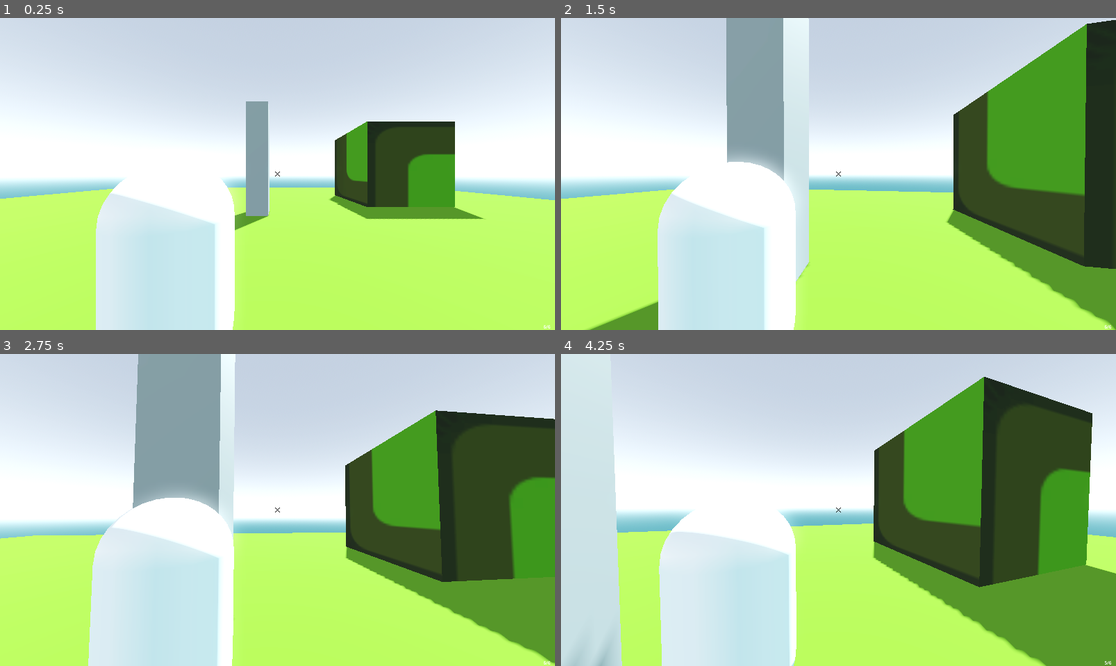
Above: before the commit, frames 1-4 (two rows, left to right).
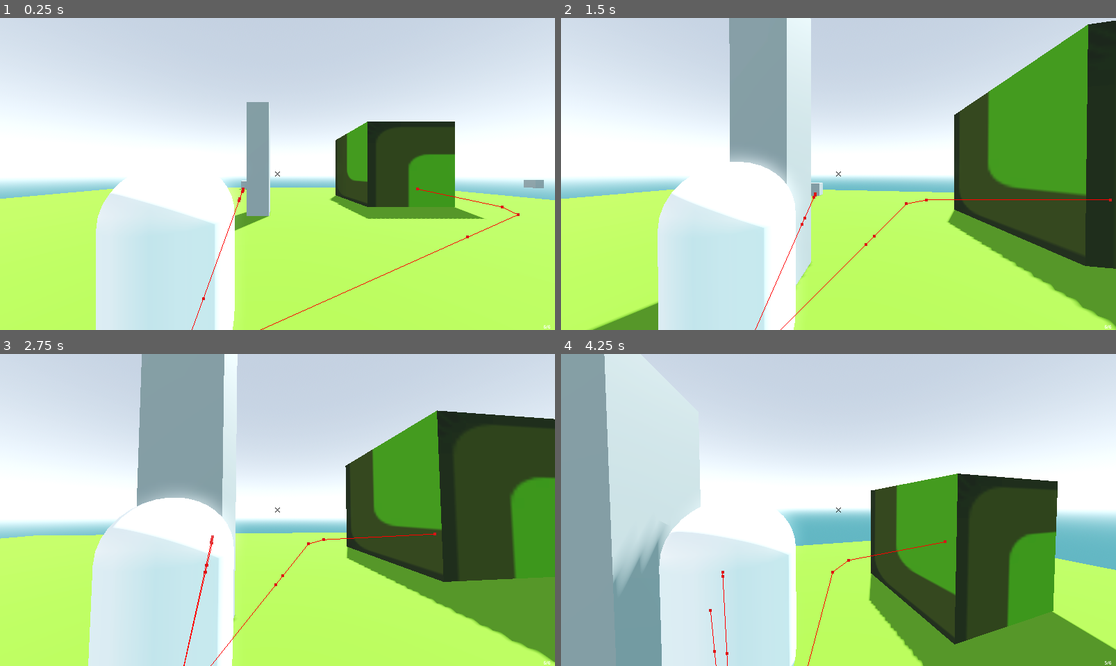
Above: after the commit, the same moments.

Repository: AlexW-WSC/Expedition-Remorhaz
Game: Godot game, scene res://MainGame.tscn
Same seed, same stepped clock (60 frames per second), same inputs: the game is played once before the commit and once after it. The engine's default icon, where the game draws it, is replaced by a stand-in: a white triangle on a blue panel in a dark square.
Inputs (mouse positions are in pixels of both pictures, inside the frame that each line leads up to):
- Up to frame 1 (0.25 s): no input
- Up to frame 2 (1.5 s): tap Enter (ui_accept) at 0.5, 0.77 s; move the mouse to (866, 174) at 0.52 s; hold W (up) from 0.53 s (still down); tap E (e) at 0.6 s; tap R (r) at 0.8, 1.35 s; move the mouse to (810, 174) at 1.27 s
- Up to frame 3 (2.75 s): keep holding W (up); tap Enter (ui_accept) at 1.52 s; tap E (e) at 1.55, 2.1 s; move the mouse to (288, 503) at 2.02 s; tap R (r) at 2.3 s
- Up to frame 4 (4.25 s): keep holding W (up); move the mouse to (832, 516) at 2.77 s; tap Shift (lshift) at 2.85 s; tap Enter (ui_accept) at 3.02, 3.77 s; tap E (e) at 3.05 s; move the mouse to (877, 513) at 3.52 s; press the mouse at (877, 513) at 3.53 s; tap R (r) at 3.8 s

The runs differ from the first frame. In frame 1, 0.6% of the frame differs, in the area x 3-99%, y 26-100%; in frame 2, 1.9%; in frame 3, 1.7%; in frame 4, 43%, in the area x 0-100%, y 0-100%.

Commit message:
new commit!!!

Diff:
--- a/MainGame.tscn
+++ b/MainGame.tscn
@@ -1,14 +1,19 @@
-[gd_scene load_steps=24 format=3 uid="uid://cv6yalmlvdhfa"]
+[gd_scene load_steps=25 format=3 uid="uid://cv6yalmlvdhfa"]
 
 [ext_resource type="Script" uid="uid://pafbihw5vvlk" path="res://scripts/character_body_3d.gd" id="1_3tbxw"]
+[ext_resource type="Script" uid="uid://frkrc0umc6o3" path="res://main_game.gd" id="1_pv6b4"]
 [ext_resource type="Texture2D" uid="uid://oph734p5l0am" path="res://icon.svg" id="2_bqqt8"]
 [ext_resource type="Texture2D" uid="uid://y4jlq6bn2on3" path="res://crosshair.png" id="4_8dnxm"]
 [ext_resource type="PackedScene" uid="uid://dhgljm2ocjttf" path="res://yeti_enemy.tscn" id="7_v3hs3"]
 [ext_resource type="Script" uid="uid://da3usqhb6ruuv" path="res://enemy_spawner.gd" id="8_x5ji8"]
 
 [sub_resource type="NavigationMesh" id="NavigationMesh_8dnxm"]
-vertices = PackedVector3Array(5.33926, 0.5, -12.9318, 7.58926, 0.5, -13.1818, 7.58926, 0.5, -19.6818, -19.6607, 0.5, -19.6818, 5.33926, 0.5, -7.18176, -19.6607, 0.5, 19.3182, 6.83926, 0.5, 19.3182, 7.08926, 0.5, -6.93176, 11.3393, 0.5, -13.1818, 11.5893, 0.5, -11.4318, 20.3393, 0.5, -11.6818, 20.3393, 0.5, -19.6818, 6.33926, 5.25, -12.1818, 6.33926, 5.25, -7.93176, 10.5893, 5.25, -7.93176, 10.5893, 5.25, -12.1818, 6.58926, 0.5, -11.9318, 6.58926, 0.5, -8.18176, 10.3393, 0.5, -8.18176, 10.3393, 0.5, -11.9318, 11.5893, 0.5, -8.68176, 20.3393, 0.5, -8.43176, 11.3393, 0.5, -6.93176, 20.3393, 0.5, 19.3182)
-polygons = [PackedInt32Array(1, 0, 2), PackedInt32Array(2, 0, 3), PackedInt32Array(6, 5, 4), PackedInt32Array(4, 5, 3), PackedInt32Array(4, 7, 6), PackedInt32Array(3, 0, 4), PackedInt32Array(8, 1, 2), PackedInt32Array(10, 9, 8), PackedInt32Array(10, 8, 11), PackedInt32Array(11, 8, 2), PackedInt32Array(15, 14, 12), PackedInt32Array(12, 14, 13), PackedInt32Array(19, 18, 16), PackedInt32Array(16, 18, 17), PackedInt32Array(9, 10, 20), PackedInt32Array(20, 10, 21), PackedInt32Array(22, 20, 21), PackedInt32Array(6, 7, 22), PackedInt32Array(21, 23, 22), PackedInt32Array(22, 23, 6)]
+vertices = PackedVector3Array(13.0392, 0.1, -6.98175, 11.4392, 0.1, -5.38175, 17.4393, 0.1, 16.6183, 7.83925, 4.95, -10.5817, 7.83925, 4.95, -9.38175, 9.03925, 4.95, -9.38175, 9.03925, 4.95, -10.5817, 17.4393, 0.1, -16.9817, 13.0392, 0.1, -9.78175, 4.63925, 0.1, -5.78175, 3.83925, 0.1, -6.98175, -16.9608, 0.1, -16.9817, -16.9608, 0.1, 16.6183, 3.83925, 0.1, -12.9817, 5.43925, 0.1, -14.5817, 12.2393, 0.1, -14.1817, 13.0392, 0.1, -12.9817, 7.83925, 0.1, -14.5817)
+polygons = [PackedInt32Array(2, 1, 0), PackedInt32Array(6, 5, 3), PackedInt32Array(3, 5, 4), PackedInt32Array(8, 7, 0), PackedInt32Array(0, 7, 2), PackedInt32Array(10, 9, 11), PackedInt32Array(11, 9, 12), PackedInt32Array(12, 9, 2), PackedInt32Array(11, 14, 13), PackedInt32Array(9, 1, 2), PackedInt32Array(11, 13, 10), PackedInt32Array(16, 15, 7), PackedInt32Array(8, 16, 7), PackedInt32Array(7, 15, 17), PackedInt32Array(17, 14, 7), PackedInt32Array(7, 14, 11)]
+cell_size = 0.4
+cell_height = 0.05
+border_size = 3.0
+agent_radius = 2.0
 
 [sub_resource type="StandardMaterial3D" id="StandardMaterial3D_8qpgq"]
 albedo_color = Color(0.32549, 0.537255, 0.101961, 1)
@@ -59,10 +64,10 @@
 [sub_resource type="BoxShape3D" id="BoxShape3D_v3hs3"]
 
 [node name="Node3D" type="Node3D"]
+script = ExtResource("1_pv6b4")
 
 [node name="NavigationRegion3D" type="NavigationRegion3D" parent="."]
 navigation_mesh = SubResource("NavigationMesh_8dnxm")
-enabled = false
 
 [node name="StaticBody3D" type="StaticBody3D" parent="NavigationRegion3D"]
 transform = Transform3D(40.9915, 0, 0, 0, 1, 0, 0, 0, 40.1115, 0.335, -0.5, -0.126)
@@ -92,6 +97,7 @@
 shadow_enabled = true
 
 [node name="player" type="CharacterBody3D" parent="." node_paths=PackedStringArray("ability_1_cooldown_timer", "reload_timer", "ability_1_cooldown_display", "bullet_display", "crosshair_raycast") groups=["Player"]]
+transform = Transform3D(1, 0, 0, 0, 1, 0, 0, 0, 1, -0.0408783, 0, 0.0176511)
 script = ExtResource("1_3tbxw")
 ability_1_cooldown_timer = NodePath("Ability1Cooldown")
 reload_timer = NodePath("ReloadTimer")
@@ -166,12 +172,13 @@
 white_material = SubResource("StandardMaterial3D_v3hs3")
 red_material = SubResource("StandardMaterial3D_x5ji8")
 
-[node name="EnemySpawner" type="Node3D" parent="."]
+[node name="EnemySpawner" type="Node3D" parent="." node_paths=PackedStringArray("spawnpoints")]
 transform = Transform3D(1, 0, 0, 0, 1, 0, 0, 0, 1, 15.8278, 0.604012, 0)
 script = ExtResource("8_x5ji8")
 yeti_scene = ExtResource("7_v3hs3")
-
-[node name="YetTimer" type="Timer" parent="EnemySpawner"]
+spawnpoints = NodePath("../Spawnpoints")
+
+[node name="YetiTimer" type="Timer" parent="EnemySpawner"]
 wait_time = 5.0
 autostart = true
 
@@ -183,9 +190,23 @@
 
 [node name="CollisionShape3D" type="CollisionShape3D" parent="StaticBody3D"]
 shape = SubResource("BoxShape3D_v3hs3")
+
+[node name="Spawnpoints" type="Node3D" parent="."]
+
+[node name="Spawn1" type="Node3D" parent="Spawnpoints"]
+transform = Transform3D(1, 0, 0, 0, 1, 0, 0, 0, 1, 19, 0, -19)
+
+[node name="Spawn2" type="Node3D" parent="Spawnpoints"]
+transform = Transform3D(1, 0, 0, 0, 1, 0, 0, 0, 1, 19, 0, 19)
+
+[node name="Spawn3" type="Node3D" parent="Spawnpoints"]
+transform = Transform3D(1, 0, 0, 0, 1, 0, 0, 0, 1, -19, 0, 19)
+
+[node name="Spawn4" type="Node3D" parent="Spawnpoints"]
+transform = Transform3D(1, 0, 0, 0, 1, 0, 0, 0, 1, -19, 0, -19)
 
 [connection signal="deal_damage" from="player" to="YetiEnemy" method="_on_player_deal_damage"]
 [connection signal="highlight_enemy" from="player" to="YetiEnemy" method="_on_player_highlight_enemy"]
 [connection signal="timeout" from="player/ReloadTimer" to="player" method="_on_reload_timer_timeout"]
 [connection signal="timeout" from="player/Ability1Cooldown" to="player" method="_on_ability_1_cooldown_timeout"]
-[connection signal="timeout" from="EnemySpawner/YetTimer" to="EnemySpawner" method="_on_yeti_timer_timeout"]
+[connection signal="timeout" from="EnemySpawner/YetiTimer" to="EnemySpawner" method="_on_yeti_timer_timeout"]
--- a/bullets_in_mag_display.gd
+++ /dev/null
@@ -1,11 +0,0 @@
-extends Label
-var max_bullets = $root/player/
-var bullet_amount =
-
-# Called when the node enters the scene tree for the first time.
-func _ready() -> void:
-	pass # Replace with function body.
-
-
-# Called every frame. 'delta' is the elapsed time since the previous frame.
-func _process(delta: float) -> void:
--- a/enemy_spawner.gd
+++ b/enemy_spawner.gd
@@ -1,9 +1,46 @@
 extends Node3D
 
 @export var yeti_scene: PackedScene
+@export var spawnpoints : Node3D
+@onready var mob_spawns: int = spawnpoints.get_child_count()
+var type = "Yeti"
+
+func _ready() -> void:
+	prepare_spawn()
 
 func _on_yeti_timer_timeout() -> void:
 	#if yeti_scene:
 	pass
 		#var yeti_instance = yeti_scene.instantiate()
 		#add_child(yeti_instance)
+
+
+func prepare_spawn():
+	var mob_amount = 10
+	var mob_wait_time: float = 2.0
+	print ("mob amount ", mob_amount)
+	var mob_spawn_rounds = mob_amount/mob_spawns
+	spawn_type(type, mob_spawn_rounds, mob_wait_time)
+
+func spawn_type(type, mob_spawn_rounds, mob_wait_time):
+	if type == "Yeti":
+		var yeti_spawn1 = $"../Spawnpoints/Spawn1"
+		var yeti_spawn2 = $"../Spawnpoints/Spawn2"
+		var yeti_spawn3 = $"../Spawnpoints/Spawn3"
+		var yeti_spawn4 = $"../Spawnpoints/Spawn4"
+		for i in mob_spawn_rounds:
+			print("i")
+			var yeti1 = yeti_scene.instantiate()
+			yeti1.global_position = yeti_spawn1.global_position
+			var yeti2 = yeti_scene.instantiate()
+			yeti2.global_position = yeti_spawn2.global_position
+			var yeti3 = yeti_scene.instantiate()
+			yeti3.global_position = yeti_spawn3.global_position
+			var yeti4 = yeti_scene.instantiate()
+			yeti4.global_position = yeti_spawn4.global_position
+			add_child(yeti1)
+			add_child(yeti2)
+			add_child(yeti3)
+			add_child(yeti4)
+			mob_spawn_rounds -= 1
+			await get_tree().create_timer(mob_wait_time).timeout
--- /dev/null
+++ b/main_game.gd
@@ -0,0 +1,5 @@
+extends Node3D
+
+@onready var player = $player
+func _physics_process(delta: float) -> void:
+	get_tree().call_group("enemy", "update_target_location", player.global_transform.origin)
--- a/project.godot
+++ b/project.godot
@@ -19,7 +19,6 @@
 
 window/size/viewport_width=1920
 window/size/viewport_height=1080
-window/size/mode=3
 window/size/resizable=false
 window/size/borderless=true
 
--- a/scripts/character_body_3d.gd
+++ b/scripts/character_body_3d.gd
@@ -54,6 +54,7 @@
 		if hit != last_highlighted:
 			emit_signal("highlight_enemy", hit)
 			last_highlighted = hit
+			print(hit)
 	else:
 		if last_highlighted:
 			emit_signal("highlight_enemy", null)
--- a/scripts/evilGuy.gd
+++ b/scripts/evilGuy.gd
@@ -1,7 +1,7 @@
 extends CharacterBody3D
-var max_health := 100.0
+var max_health := 40.0
 var health := max_health
-const SPEED = 5.0
+const SPEED = 2.0
 const TURN_SPEED = 4.0
 const GRAVITY = 9.8
 @onready var mesh = $MeshInstance3D
@@ -11,29 +11,20 @@
 @onready var shader_material = mesh.material_overlay
 
 @onready var navigation_agent : NavigationAgent3D = $NavigationAgent3D
-var player = null
+@onready  var target : CharacterBody3D = $"../player"
 
-func _ready() -> void:
-	player = get_tree().get_nodes_in_group("Player")[0]
 
 func _physics_process(delta: float) -> void:
-	if not is_on_floor():
-		velocity.y = GRAVITY * delta
-	else:
-		velocity.y -= 2
-
-	navigation_agent.set_target_position(player.global_position)
-
-	if navigation_agent.is_navigation_finished():
-
-		print("done")
-		return
-
-	var next_position: Vector3 = navigation_agent.get_next_path_position()
-	print(next_position)
-	velocity = global_position.direction_to(next_position) * SPEED
+	var current_location = global_transform.origin
+	var next_location = navigation_agent.get_next_path_position()
+	var new_velocity = (next_location - current_location).normalized() * SPEED
+	velocity = new_velocity
 	move_and_slide()
 
+
+
+func update_target_location(target_location):
+	navigation_agent.set_target_position(target_location)
 
 
 
Not shown, removed: bullets_in_mag_display.gd.uid
Not shown, added: main_game.gd.uid
